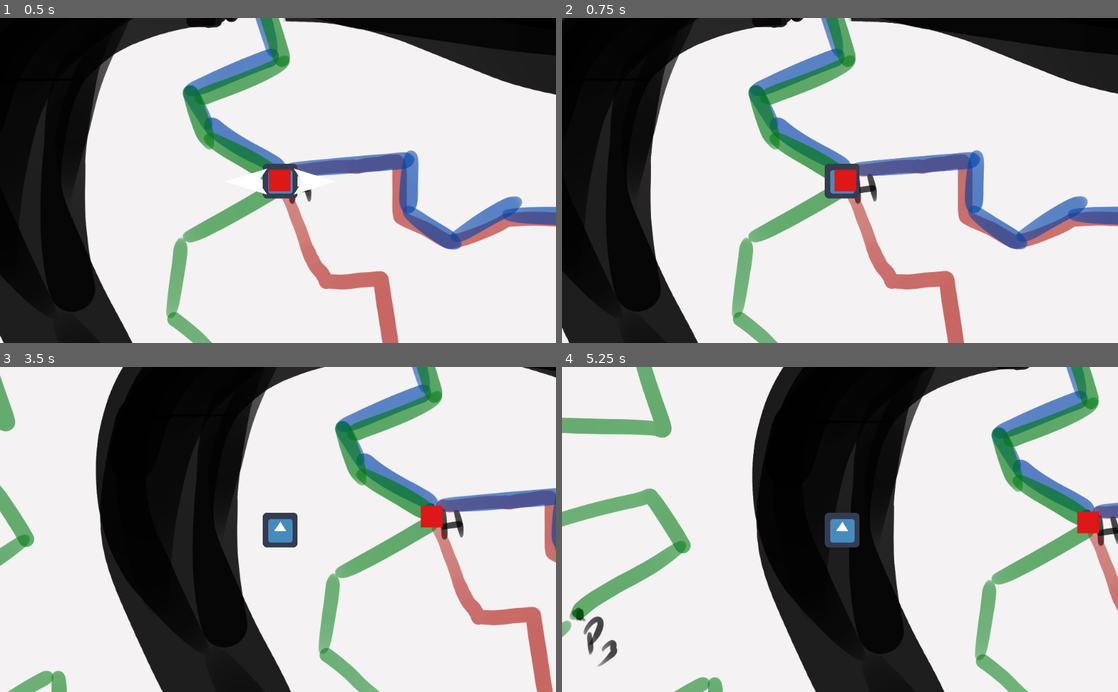
Above: before the commit, frames 1-4 (two rows, left to right).
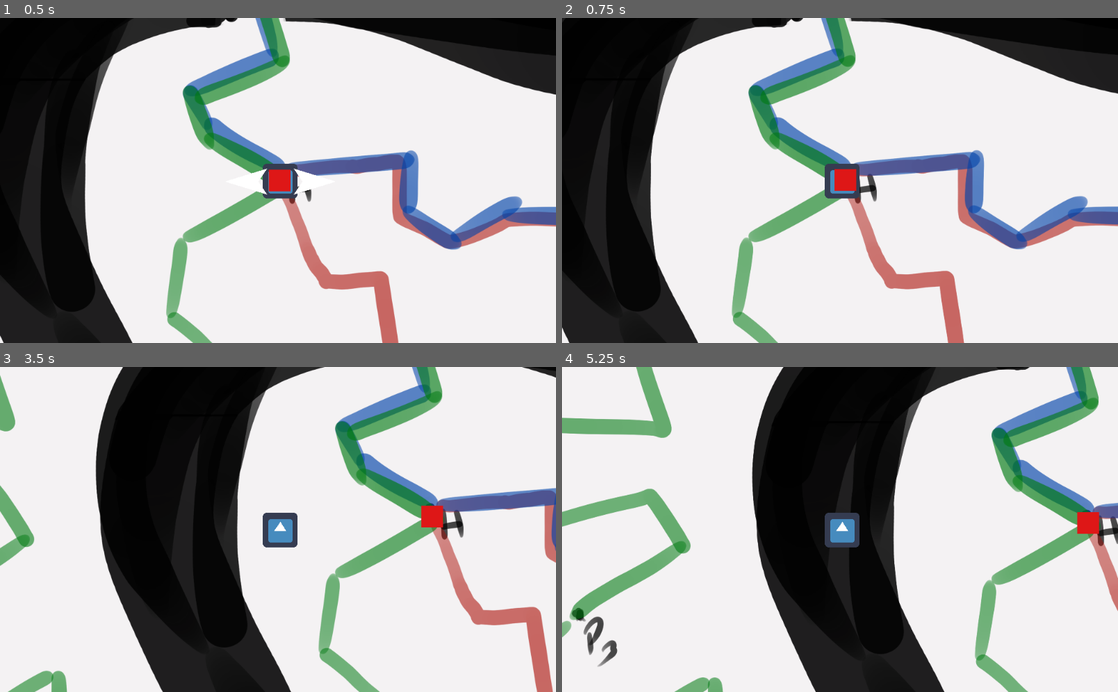
Above: after the commit, the same moments.

Repository: Arttu-Lakkala/Game_Jam_2023
Game: Godot game, scene res://City_Map.tscn
Same seed, same stepped clock (60 frames per second), same inputs: the game is played once before the commit and once after it. The engine's default icon, where the game draws it, is replaced by a stand-in: a white triangle on a blue panel in a dark square.
Inputs (mouse positions are in pixels of both pictures, inside the frame that each line leads up to):
- Up to frame 1 (0.5 s): no input
- Up to frame 2 (0.75 s): tap Enter (ui_accept) at 0.5, 0.6 s; move the mouse to (784, 180) at 0.52 s; click (784, 180) at 0.67 s
- Up to frame 3 (3.5 s): tap Enter (ui_accept) at 0.77, 1.07, 1.52, 1.55, 1.82, 2.1, 3.02, 3.05, 3.32 s; move the mouse to (166, 545) at 1.27 s; tap Space (Zoom_Out) at 1.35, 2.85 s; click (166, 545) at 1.42 s; move the mouse to (333, 458) at 2.02 s; click (333, 458) at 2.17 s; move the mouse to (250, 594) at 2.77 s; click (250, 594) at 2.92 s
- Up to frame 4 (5.25 s): move the mouse to (1006, 578) at 3.52 s; tap Enter (ui_accept) at 3.6, 3.77, 4.07, 4.52, 4.55, 4.82, 5.1 s; click (1006, 578) at 3.67 s; move the mouse to (673, 480) at 4.27 s; tap Space (Zoom_Out) at 4.35 s; click (673, 480) at 4.42 s; move the mouse to (867, 529) at 5.02 s; click (867, 529) at 5.17 s

Frame 1 is identical in both runs. In frame 2, 0.3% of the frame differs, in the area x 0-100%, y 0-100%; in frame 3, less than 0.1%; in frame 4, 0.4%.

Commit message:
Visualnovel implementation starting

Diff:
--- a/Game/Roots & Routes/Map_Charachter.gd
+++ b/Game/Roots & Routes/Map_Charachter.gd
@@ -23,14 +23,14 @@
 		#If we are going "backwards" trough a path
 		if backwards:
 			target = routePoints[routeIndex]
-			if position.distance_to(target) < 1:
+			if position.distance_to(target) < 10:
 				routeIndex = routeIndex - 1
 				if routeIndex == 0:
 					_setLocation(route.startPoint)
 					routePoints = null
 		else :
 			target = routePoints[routeIndex]
-			if position.distance_to(target) < 1:
+			if position.distance_to(target) < 10:
 				routeIndex = routeIndex + 1
 				if routeIndex == routePoints.size():
 					_setLocation(route.endPoint)
--- /dev/null
+++ b/Game/Roots & Routes/Novel/Control.gd
@@ -0,0 +1,59 @@
+extends Control
+
+onready var text = get_parent().get_node("Dialogue").dialogue_1
+
+var dialogue_index = 0
+var finished
+var text_done =false
+var active
+
+func _ready():
+	load_dialogue()
+
+func _physics_process(delta):
+	if Input.is_action_just_pressed("Quit"):
+		get_tree().quit()
+	if active:
+		if Input.is_action_just_pressed("ui_accept"):
+			if text_done:
+				print_debug("AAAAAAAA")
+				get_tree().change_scene("res://City_Map.tscn")
+			else:
+				if finished == true:
+					load_dialogue()
+				else:
+					$TextBox/Tween.stop_all()
+					$TextBox/RichTextLabel.percent_visible = 1
+					finished = true
+
+		if $TextBox/Label.text == "Speaker 1":
+			$Sus1.visible = true
+			$Sus2.visible = false
+
+		if $TextBox/Label.text == "Speaker 2":
+			$Sus1.visible = false
+			$Sus2.visible = true
+
+func load_dialogue():
+	if dialogue_index < text.size():
+		active = true
+		finished = false
+
+		$TextBox.visible = true
+		$TextBox/RichTextLabel.bbcode_text = text[dialogue_index]["Text"]
+		$TextBox/Label.text = text[dialogue_index]["Name"]
+
+		$TextBox/RichTextLabel.percent_visible = 0
+		$TextBox/Tween.interpolate_property(
+			$TextBox/RichTextLabel, "percent_visible", 0, 1, 2,
+			Tween.TRANS_LINEAR, Tween.EASE_IN_OUT
+		)
+		$TextBox/Tween.start()
+	else:
+		get_tree().change_scene("res://Main_Scene.tscn")
+
+	dialogue_index += 1
+
+
+func _on_Tween_tween_completed(object, key):
+	finished = true
--- /dev/null
+++ b/Game/Roots & Routes/Novel/Dialogue.gd
@@ -0,0 +1,24 @@
+extends Node
+
+var dialogue_1 = [
+	{
+		"Name": "Speaker 1",
+		"Text": "Lorem ipsum dolor sit amet, consectetur adipiscing elit, sed do eiusmod tempor incididunt ut labore et dolore magna aliqua. Ut enim ad minim veniam, quis nostrud exercitation ullamco laboris nisi ut aliquip ex ea commodo consequat.",
+	},
+	{
+		"Name": "Speaker 1",
+		"Text": "Second speech",
+	},
+	{
+		"Name": "Speaker 2",
+		"Text": "Lorem ipsum dolor sit amet, consectetur adipiscing elit, sed do eiusmod tempor incididunt ut labore et dolore magna aliqua. Ut enim ad minim veniam, quis nostrud exercitation ullamco laboris nisi ut aliquip ex ea commodo consequat.",
+	},
+	{
+		"Name": "Speaker 2",
+		"Text": "Second speech",
+	},
+		{
+		"Name": "You",
+		"Text": "I'm leaving now.",
+	},
+]
--- /dev/null
+++ b/Game/Roots & Routes/Novel/VisualNovel.tscn
@@ -0,0 +1,78 @@
+[gd_scene load_steps=10 format=2]
+
+[ext_resource path="res://Novel/CormorantGaramond-Bold.ttf" type="DynamicFontData" id=1]
+[ext_resource path="res://Novel/susPlaceholder.png" type="Texture" id=2]
+[ext_resource path="res://Novel/Control.gd" type="Script" id=3]
+[ext_resource path="res://Novel/BG_placeholder.png" type="Texture" id=4]
+[ext_resource path="res://Novel/Dialogue.gd" type="Script" id=5]
+[ext_resource path="res://Novel/CormorantGaramond-Regular.ttf" type="DynamicFontData" id=6]
+[ext_resource path="res://Novel/susPlaceholder2.png" type="Texture" id=7]
+
+[sub_resource type="DynamicFont" id=2]
+size = 50
+font_data = ExtResource( 6 )
+
+[sub_resource type="DynamicFont" id=1]
+size = 75
+font_data = ExtResource( 1 )
+
+[node name="VisualNovel" type="Node2D"]
+
+[node name="Dialogue" type="Node" parent="."]
+script = ExtResource( 5 )
+
+[node name="BgPlaceholder" type="Sprite" parent="."]
+position = Vector2( 960, 540 )
+texture = ExtResource( 4 )
+
+[node name="CharTalkingPosition" type="Position2D" parent="."]
+
+[node name="Control" type="Control" parent="."]
+margin_right = 40.0
+margin_bottom = 40.0
+script = ExtResource( 3 )
+
+[node name="Sus1" type="Sprite" parent="Control"]
+visible = false
+position = Vector2( 1024, 600 )
+scale = Vector2( 0.4, 0.4 )
+texture = ExtResource( 2 )
+
+[node name="Sus2" type="Sprite" parent="Control"]
+visible = false
+position = Vector2( 1024, 600 )
+scale = Vector2( -0.4, 0.4 )
+texture = ExtResource( 7 )
+
+[node name="TextBox" type="ColorRect" parent="Control"]
+margin_left = 64.0
+margin_top = 768.0
+margin_right = 1856.0
+margin_bottom = 1024.0
+color = Color( 0.0588235, 0.054902, 0.152941, 0.588235 )
+
+[node name="RichTextLabel" type="RichTextLabel" parent="Control/TextBox"]
+margin_left = 48.0
+margin_top = 16.0
+margin_right = 1748.0
+margin_bottom = 241.0
+custom_fonts/normal_font = SubResource( 2 )
+bbcode_enabled = true
+
+[node name="Tween" type="Tween" parent="Control/TextBox"]
+
+[node name="Label" type="Label" parent="Control/TextBox"]
+margin_left = 40.0
+margin_top = -56.0
+margin_right = 368.0
+margin_bottom = 36.0
+custom_colors/font_color = Color( 0.921569, 0.847059, 0.0705882, 1 )
+custom_fonts/font = SubResource( 1 )
+text = "Name"
+
+[node name="Camera2D" type="Camera2D" parent="."]
+position = Vector2( 960, 544 )
+current = true
+zoom = Vector2( 1.3, 1.3 )
+
+[connection signal="tween_completed" from="Control/TextBox/Tween" to="Control" method="_on_Tween_tween_completed"]
Binary file added: Game/Roots & Routes/Novel/BG_placeholder.png
Not shown, added: Game/Roots & Routes/Novel/BG_placeholder.png.import
Binary file added: Game/Roots & Routes/Novel/CormorantGaramond-Bold.ttf
Binary file added: Game/Roots & Routes/Novel/CormorantGaramond-Regular.ttf
Not shown, added: Game/Roots & Routes/Novel/susPlaceholder.png.import
Binary file added: Game/Roots & Routes/Novel/susPlaceholder2.png
Not shown, added: Game/Roots & Routes/Novel/susPlaceholder2.png.import
